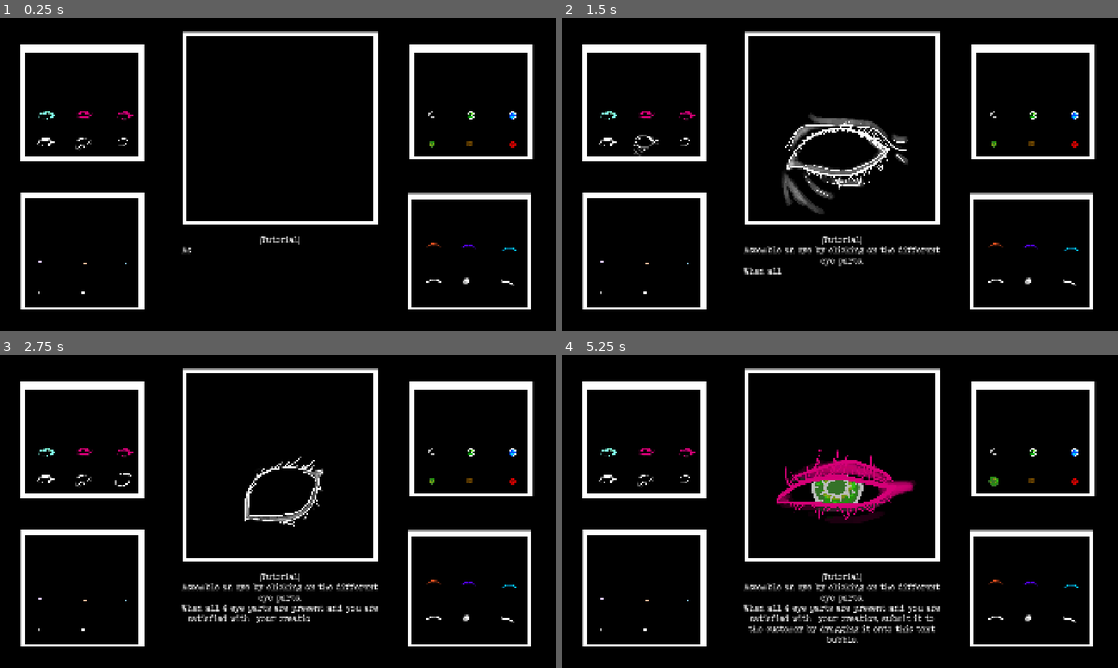
Above: before the commit, frames 1-4 (two rows, left to right).
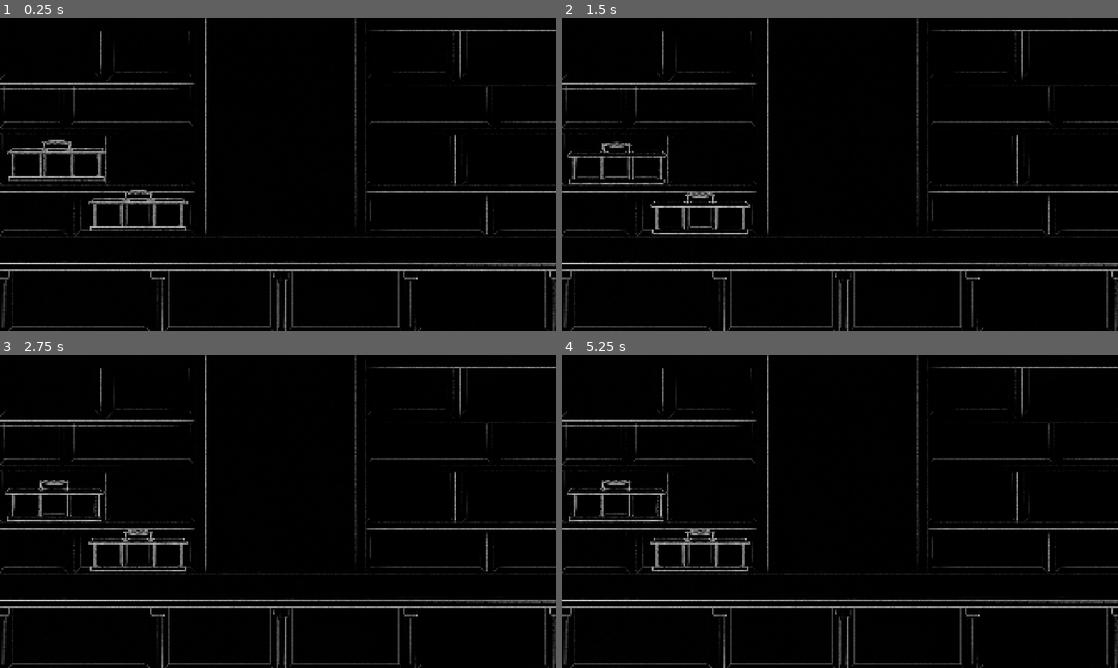
Above: after the commit, the same moments.

Repository: MarkusSecundus/Gamestudies-Experiment
Game: Godot game, scene res://scenes/MainScene.tscn
The game is run twice, just before and just after one commit, with the same random seed, the same clock (stepped at 60 frames per second) and the same inputs. Sound files missing from this copy of the repository are replaced by a short silence.
Inputs (mouse positions are in pixels of both pictures, inside the frame that each line leads up to):
- Up to frame 1 (0.25 s): no input
- Up to frame 2 (1.5 s): click (606, 140) at 0.52 s; click (645, 140) at 1.27 s
- Up to frame 3 (2.75 s): click (122, 473) at 2.02 s
- Up to frame 4 (5.25 s): click (606, 448) at 2.77 s; click (645, 448) at 3.52 s; click (684, 448) at 4.27 s; click (995, 477) at 5.02 s

The runs differ from the first frame. In frame 1, 14% of the frame differs, in the area x 0-100%, y 0-100%; in frame 2, 16%; in frame 3, 15%; in frame 4, 18%.

Commit message:
can now grab arbitrary objects over shelves

Diff:
--- /dev/null
+++ b/prefabs/eye_holder.tscn
@@ -0,0 +1,53 @@
+[gd_scene load_steps=6 format=3 uid="uid://dieqi7fura551"]
+
+[ext_resource type="Texture2D" uid="uid://5u4p88silywj" path="res://art/shop/eye_holder/eye_holder_main.png" id="1_vac4u"]
+[ext_resource type="Script" uid="uid://cx74eh3pn5vri" path="res://scripts/EyeHolder.gd" id="1_xfwt3"]
+[ext_resource type="Texture2D" uid="uid://bjiuj3dlrodj4" path="res://art/shop/eye_holder/eye_holder_handle.png" id="2_xfwt3"]
+[ext_resource type="Script" uid="uid://cuko36hm8usx2" path="res://scripts/test.gd" id="4_xb2x5"]
+
+[sub_resource type="CapsuleShape2D" id="CapsuleShape2D_xfwt3"]
+radius = 11.0
+height = 90.0
+
+[node name="EyeHolder" type="Node2D"]
+modulate = Color(0.760999, 0.76099914, 0.76099914, 1)
+script = ExtResource("1_xfwt3")
+
+[node name="EyeHolderMain" type="Sprite2D" parent="."]
+position = Vector2(2.0000153, 17.940014)
+scale = Vector2(0.56, 0.50832367)
+texture = ExtResource("1_vac4u")
+region_enabled = true
+region_rect = Rect2(1631.9048, 993.0667, 622.021, 346.86688)
+
+[node name="EyeHolderHandle" type="Sprite2D" parent="."]
+position = Vector2(2.0000153, 18)
+scale = Vector2(0.56, 0.5574567)
+texture = ExtResource("2_xfwt3")
+region_enabled = true
+region_rect = Rect2(1631.9048, 993.0667, 622.021, 346.86688)
+
+[node name="ContentAnchors" type="Node2D" parent="."]
+script = ExtResource("4_xb2x5")
+
+[node name="Anchor1" type="Node2D" parent="ContentAnchors"]
+position = Vector2(-99, 74)
+
+[node name="Anchor2" type="Node2D" parent="ContentAnchors"]
+position = Vector2(2, 74)
+
+[node name="Anchor3" type="Node2D" parent="ContentAnchors"]
+position = Vector2(101, 74)
+
+[node name="SelfAnchor" type="Node2D" parent="."]
+position = Vector2(-141, 100)
+
+[node name="Right" type="Node2D" parent="SelfAnchor"]
+position = Vector2(286, 0)
+
+[node name="Holder" type="Area2D" parent="."]
+
+[node name="CollisionShape2D" type="CollisionShape2D" parent="Holder"]
+position = Vector2(1, -32)
+rotation = 1.5707964
+shape = SubResource("CapsuleShape2D_xfwt3")
--- a/questions.tres
+++ b/questions.tres
@@ -1,6 +1,6 @@
 [gd_resource type="Resource" script_class="QuestionsList" load_steps=2 format=3 uid="uid://b26svdsm54pcb"]
 
-[ext_resource type="Script" uid="uid://ch7b7fpuped1b" path="res://scripts/QuestionsList.gd" id="1_f5yqw"]
+[ext_resource type="Script" uid="uid://ch7b7fpuped1b" path="res://scripts/old/QuestionsList.gd" id="1_f5yqw"]
 
 [resource]
 script = ExtResource("1_f5yqw")
--- a/scenes/MainScene.tscn
+++ b/scenes/MainScene.tscn
@@ -1,10 +1,12 @@
-[gd_scene load_steps=40 format=3 uid="uid://dfb3nyvrfv6a7"]
-
-[ext_resource type="Texture2D" uid="uid://diws50xhrfn00" path="res://art/OLD/Tiger_shop.png" id="1_1wiy7"]
-[ext_resource type="Script" uid="uid://6tyv7v1ulak" path="res://scripts/GameManager.gd" id="1_u55b3"]
-[ext_resource type="Script" uid="uid://cwvtbrr7ojsuu" path="res://scripts/BigEye.gd" id="2_1wiy7"]
+[gd_scene load_steps=44 format=3 uid="uid://dfb3nyvrfv6a7"]
+
+[ext_resource type="Script" uid="uid://din0s1uvjsoom" path="res://scripts/PlacementLocations.gd" id="1_4ikpr"]
+[ext_resource type="Script" uid="uid://xd1qo61t6aii" path="res://scripts/PlacementLocation.gd" id="1_kik7w"]
+[ext_resource type="Script" uid="uid://6tyv7v1ulak" path="res://scripts/old/GameManager.gd" id="1_u55b3"]
+[ext_resource type="Texture2D" uid="uid://c7y1fq7lt3jsy" path="res://art/shop/eye_shop.png" id="1_wsqty"]
+[ext_resource type="Script" uid="uid://cwvtbrr7ojsuu" path="res://scripts/old/BigEye.gd" id="2_1wiy7"]
 [ext_resource type="Texture2D" uid="uid://c30felno5aoxi" path="res://art/eyebrows/eyebrows_1.png" id="2_cfq0f"]
-[ext_resource type="Script" uid="uid://drwi8itr31skv" path="res://scripts/EyePartButton.gd" id="3_ygjfp"]
+[ext_resource type="Script" uid="uid://drwi8itr31skv" path="res://scripts/old/EyePartButton.gd" id="3_ygjfp"]
 [ext_resource type="Texture2D" uid="uid://ci0je63rsgf6k" path="res://art/eyes/eyes_elegant.png" id="4_o3jky"]
 [ext_resource type="Texture2D" uid="uid://dirlrh8gxhvwm" path="res://art/pupils/pupil_normal.png" id="5_kp0ql"]
 [ext_resource type="Texture2D" uid="uid://seqgy7i5i0t" path="res://art/irises/iris_blank.png" id="5_u55b3"]
@@ -29,7 +31,7 @@
 [ext_resource type="Texture2D" uid="uid://vkh8e3ac527q" path="res://art/pupils/pupil5.png" id="16_ye0jt"]
 [ext_resource type="Texture2D" uid="uid://dgjs8vfbnjjrg" path="res://art/pupils/pupil6.png" id="17_7wwop"]
 [ext_resource type="Texture2D" uid="uid://bi1aoba2wuenu" path="res://art/irises/iris6.png" id="17_jcw2p"]
-[ext_resource type="Script" uid="uid://0e7cubkvwvvf" path="res://scripts/PrettyTextBox.gd" id="28_i7ifx"]
+[ext_resource type="Script" uid="uid://0e7cubkvwvvf" path="res://scripts/old/PrettyTextBox.gd" id="28_i7ifx"]
 [ext_resource type="FontFile" uid="uid://bkxx1ukjneiqi" path="res://art/fonts/veteran typewriter.ttf" id="28_qavw1"]
 [ext_resource type="AudioStream" uid="uid://lyyv4d1y88ut" path="res://art/sounds/typing1.wav" id="29_kwqb8"]
 [ext_resource type="AudioStream" uid="uid://dvwvtqkhmkjja" path="res://art/sounds/typing2.wav" id="30_y15d6"]
@@ -37,6 +39,8 @@
 [ext_resource type="AudioStream" uid="uid://b1oa0aixjoxwx" path="res://art/sounds/typing4.wav" id="32_wsqty"]
 [ext_resource type="AudioStream" uid="uid://ka8006boe45u" path="res://art/sounds/typing5.wav" id="33_oiest"]
 [ext_resource type="Resource" uid="uid://b26svdsm54pcb" path="res://questions.tres" id="36_u55b3"]
+[ext_resource type="Texture2D" uid="uid://nny5p5oxacxb" path="res://art/shop/eye_piedestal.png" id="38_oiest"]
+[ext_resource type="PackedScene" uid="uid://dieqi7fura551" path="res://prefabs/eye_holder.tscn" id="39_f4jp2"]
 
 [sub_resource type="CircleShape2D" id="CircleShape2D_1wiy7"]
 radius = 266.0075
@@ -54,6 +58,156 @@
 grow_vertical = 2
 mouse_filter = 2
 
+[node name="PlacementLocations" type="Node" parent="."]
+script = ExtResource("1_4ikpr")
+
+[node name="P1" type="Node2D" parent="PlacementLocations"]
+position = Vector2(14, 212)
+script = ExtResource("1_kik7w")
+
+[node name="Right" type="Node2D" parent="PlacementLocations/P1"]
+position = Vector2(310, 0)
+
+[node name="P2" type="Node2D" parent="PlacementLocations"]
+position = Vector2(389, 212)
+script = ExtResource("1_kik7w")
+
+[node name="Right" type="Node2D" parent="PlacementLocations/P2"]
+position = Vector2(269, 0)
+
+[node name="P3" type="Node2D" parent="PlacementLocations"]
+position = Vector2(8, 372)
+script = ExtResource("1_kik7w")
+
+[node name="Right" type="Node2D" parent="PlacementLocations/P3"]
+position = Vector2(199, 0)
+
+[node name="P4" type="Node2D" parent="PlacementLocations"]
+position = Vector2(251, 372)
+script = ExtResource("1_kik7w")
+
+[node name="Right" type="Node2D" parent="PlacementLocations/P4"]
+position = Vector2(408, 0)
+
+[node name="P5" type="Node2D" parent="PlacementLocations"]
+position = Vector2(7, 570)
+script = ExtResource("1_kik7w")
+
+[node name="Right" type="Node2D" parent="PlacementLocations/P5"]
+position = Vector2(324, 0)
+
+[node name="P6" type="Node2D" parent="PlacementLocations"]
+position = Vector2(376, 570)
+script = ExtResource("1_kik7w")
+
+[node name="Right" type="Node2D" parent="PlacementLocations/P6"]
+position = Vector2(284, 0)
+
+[node name="P7" type="Node2D" parent="PlacementLocations"]
+position = Vector2(9, 743)
+script = ExtResource("1_kik7w")
+
+[node name="Right" type="Node2D" parent="PlacementLocations/P7"]
+position = Vector2(216, 0)
+
+[node name="P8" type="Node2D" parent="PlacementLocations"]
+position = Vector2(271, 743)
+script = ExtResource("1_kik7w")
+
+[node name="Right" type="Node2D" parent="PlacementLocations/P8"]
+position = Vector2(393, 0)
+
+[node name="P9" type="Node2D" parent="PlacementLocations"]
+position = Vector2(1278, 201)
+script = ExtResource("1_kik7w")
+
+[node name="Right" type="Node2D" parent="PlacementLocations/P9"]
+position = Vector2(273, 0)
+
+[node name="P10" type="Node2D" parent="PlacementLocations"]
+position = Vector2(1602, 201)
+script = ExtResource("1_kik7w")
+
+[node name="Right" type="Node2D" parent="PlacementLocations/P10"]
+position = Vector2(322, 0)
+
+[node name="P11" type="Node2D" parent="PlacementLocations"]
+position = Vector2(1277, 369)
+script = ExtResource("1_kik7w")
+
+[node name="Right" type="Node2D" parent="PlacementLocations/P11"]
+position = Vector2(411, 0)
+
+[node name="P12" type="Node2D" parent="PlacementLocations"]
+position = Vector2(1728, 369)
+script = ExtResource("1_kik7w")
+
+[node name="Right" type="Node2D" parent="PlacementLocations/P12"]
+position = Vector2(197, 0)
+
+[node name="P13" type="Node2D" parent="PlacementLocations"]
+position = Vector2(1276, 566)
+script = ExtResource("1_kik7w")
+
+[node name="Right" type="Node2D" parent="PlacementLocations/P13"]
+position = Vector2(284, 0)
+
+[node name="P14" type="Node2D" parent="PlacementLocations"]
+position = Vector2(1610, 566)
+script = ExtResource("1_kik7w")
+
+[node name="Right" type="Node2D" parent="PlacementLocations/P14"]
+position = Vector2(321, 0)
+
+[node name="P15" type="Node2D" parent="PlacementLocations"]
+position = Vector2(1273, 742)
+script = ExtResource("1_kik7w")
+
+[node name="Right" type="Node2D" parent="PlacementLocations/P15"]
+position = Vector2(395, 0)
+
+[node name="P16" type="Node2D" parent="PlacementLocations"]
+position = Vector2(1712, 742)
+script = ExtResource("1_kik7w")
+
+[node name="Right" type="Node2D" parent="PlacementLocations/P16"]
+position = Vector2(219, 0)
+
+[node name="MainShelf" type="Node2D" parent="PlacementLocations"]
+position = Vector2(3, 826)
+script = ExtResource("1_kik7w")
+
+[node name="Right" type="Node2D" parent="PlacementLocations/MainShelf"]
+position = Vector2(1934, 0)
+
+[node name="P17" type="Node2D" parent="PlacementLocations"]
+position = Vector2(35, 1088)
+script = ExtResource("1_kik7w")
+
+[node name="Right" type="Node2D" parent="PlacementLocations/P17"]
+position = Vector2(481, 0)
+
+[node name="P18" type="Node2D" parent="PlacementLocations"]
+position = Vector2(571, 1088)
+script = ExtResource("1_kik7w")
+
+[node name="Right" type="Node2D" parent="PlacementLocations/P18"]
+position = Vector2(372, 0)
+
+[node name="P19" type="Node2D" parent="PlacementLocations"]
+position = Vector2(1000, 1088)
+script = ExtResource("1_kik7w")
+
+[node name="Right" type="Node2D" parent="PlacementLocations/P19"]
+position = Vector2(382, 0)
+
+[node name="P20" type="Node2D" parent="PlacementLocations"]
+position = Vector2(1451, 1088)
+script = ExtResource("1_kik7w")
+
+[node name="Right" type="Node2D" parent="PlacementLocations/P20"]
+position = Vector2(443, 0)
+
 [node name="Mockup" type="TextureRect" parent="."]
 layout_mode = 1
 anchors_preset = -1
@@ -61,10 +215,17 @@
 anchor_bottom = 1.0
 offset_right = 0.631958
 mouse_filter = 2
-texture = ExtResource("1_1wiy7")
+texture = ExtResource("1_wsqty")
 expand_mode = 1
 
+[node name="EyeHolder2" parent="." instance=ExtResource("39_f4jp2")]
+position = Vector2(476, 627)
+
+[node name="EyeHolder3" parent="." instance=ExtResource("39_f4jp2")]
+position = Vector2(201, 455)
+
 [node name="BigEyeShowcase" type="Control" parent="."]
+visible = false
 layout_mode = 1
 anchor_right = 1.01
 anchor_bottom = 1.0
@@ -127,6 +288,7 @@
 shape = SubResource("CircleShape2D_1wiy7")
 
 [node name="EyeShapes" type="Control" parent="."]
+visible = false
 layout_mode = 1
 anchor_right = 1.01
 anchor_bottom = 1.0
@@ -230,6 +392,7 @@
 target = NodePath("../../BigEyeShowcase/BigEye/Eye")
 
 [node name="IrisColours" type="Control" parent="."]
+visible = false
 layout_mode = 1
 anchor_right = 1.01
 anchor_bottom = 1.0
@@ -339,6 +502,7 @@
 additional_textures = Array[Texture2D]([ExtResource("5_u55b3")])
 
 [node name="PupilShapes" type="Control" parent="."]
+visible = false
 layout_mode = 1
 anchor_right = 1.01
 anchor_bottom = 1.0
@@ -436,6 +600,7 @@
 target = NodePath("../../BigEyeShowcase/BigEye/Pupil")
 
 [node name="EyebrowShapes" type="Control" parent="."]
+visible = false
 layout_mode = 1
 anchor_right = 1.01
 anchor_bottom = 1.0
@@ -533,6 +698,7 @@
 target = NodePath("../../BigEyeShowcase/BigEye/Eyebrow")
 
 [node name="QuestionsBox" type="Control" parent="."]
+visible = false
 anchors_preset = 0
 offset_left = 618.0
 offset_top = 747.0
@@ -573,6 +739,18 @@
 script = ExtResource("1_u55b3")
 question_box = NodePath("../QuestionsBox")
 questions = ExtResource("36_u55b3")
+
+[node name="EyePiedestal" type="Sprite2D" parent="."]
+visible = false
+position = Vector2(966, 709)
+scale = Vector2(0.40101224, 0.40101218)
+texture = ExtResource("38_oiest")
+region_enabled = true
+region_rect = Rect2(1376.6321, 969.89624, 1085.3711, 1069.0906)
+
+[node name="EyeHolder" parent="." instance=ExtResource("39_f4jp2")]
+visible = false
+position = Vector2(1477, 644)
 
 [connection signal="input_event" from="BigEyeShowcase/BigEye/Area2D" to="BigEyeShowcase/BigEye" method="_on_area_2d_input_event"]
 [connection signal="mouse_entered" from="BigEyeShowcase/BigEye/Area2D" to="BigEyeShowcase/BigEye" method="_on_area_2d_mouse_entered"]
--- /dev/null
+++ b/scripts/EyeHolder.gd
@@ -0,0 +1,5 @@
+class_name EyeHolder
+extends Grabbable
+
+
+@onready var _content_anchors : Array[Node2D] = NodeUtils.get_children_of_type($ContentAnchors, Node2D, ArrayOf.node2D())
--- /dev/null
+++ b/scripts/Grabbable.gd
@@ -0,0 +1,58 @@
+class_name Grabbable
+extends Node2D
+
+@onready var _anchor_left : Node2D = $SelfAnchor
+@onready var _anchor_right : Node2D = $SelfAnchor/Right
+
+func get_left_anchor()->Vector2: return _anchor_left.global_position
+func get_right_anchor()->Vector2: return _anchor_right.global_position
+
+func get_length()->float: return get_left_anchor().distance_to(get_right_anchor())
+
+var _is_being_grabbed :bool = false
+var _placement : PlacementLocation.Segment = null
+
+func place(location: PlacementLocation.Segment)->void:
+	self._placement = location
+
+func _process(delta: float) -> void:
+	const INTERPOLATION_FACTOR = 2
+
+	if Input.is_mouse_button_pressed(MOUSE_BUTTON_LEFT):
+		if _is_being_grabbed:
+			self.global_position = get_viewport().get_mouse_position() + move_offset
+	else:
+		var was_being_grabbed = _is_being_grabbed
+		_is_being_grabbed = false
+		if was_being_grabbed:
+			PlacementLocations.INSTANCE.do_place(self)
+		if _placement:
+			var position_difference = _placement.left - get_left_anchor()
+			self.global_position += (position_difference * INTERPOLATION_FACTOR * delta)
+
+
+
+func _ready() -> void:
+	var holder := $Holder as Area2D
+	holder.mouse_entered.connect(_on_area_2d_mouse_entered)
+	holder.mouse_exited.connect(_on_area_2d_mouse_exited)
+	holder.input_event.connect(_on_area_2d_input_event)
+	await get_tree().process_frame
+	PlacementLocations.INSTANCE.do_place(self)
+
+var move_offset : Vector2 = Vector2.ZERO
+func _on_area_2d_input_event(viewport: Node, event: InputEvent, shape_idx: int) -> void:
+	var btn := event as InputEventMouseButton
+	if btn:
+		_is_being_grabbed = true
+		if _placement:
+			_placement =  _placement.do_leave()
+		move_offset = self.global_position - btn.global_position
+
+func _on_area_2d_mouse_entered() -> void:
+	Input.set_custom_mouse_cursor(preload	("res://art/cursor/cursor-placeholder-hand.png"))
+
+
+func _on_area_2d_mouse_exited() -> void:
+	if not _is_being_grabbed:
+		Input.set_custom_mouse_cursor(preload	("res://art/cursor/cursor-placeholder.png"))
--- /dev/null
+++ b/scripts/PlacementLocation.gd
@@ -0,0 +1,68 @@
+class_name PlacementLocation
+extends Node2D
+
+
+class Segment:
+	extends RefCounted
+
+	var parent : PlacementLocation
+	var left: Vector2
+	var right: Vector2
+	var length: float:
+		get: return left.distance_to(right)
+	var left_to_right_direction: Vector2:
+		get: return (right - left).normalized()
+	var inhabitant: Grabbable
+
+	var idx : int:
+		get: return parent.segments.find(self)
+
+	var is_empty: bool:
+		get: return self.inhabitant == null
+
+	func _init(parent: PlacementLocation, left: Vector2, right: Vector2, inhabitant: Grabbable) -> void:
+		self.parent = parent
+		self.left = left
+		self.right = right
+		self.inhabitant = inhabitant
+
+	func _to_string() -> String: return "{0}[{1}](total size <{2}, {3}>)".format([self.parent.name, self.idx, self.left, self.right])
+
+	func do_leave()->Segment:
+		parent.remove(self.idx)
+		return null
+
+
+@onready var _left : Node2D = self
+@onready var _right : Node2D = $Right
+
+@onready var segments : Array[Segment] = [Segment.new(self, _left.global_position, _right.global_position, null)]
+
+
+func place(obj: Grabbable, segment_idx: int, left: Vector2, right: Vector2)->void:
+	var og_segment := segments[segment_idx]
+	print("Placing {0} to interval <{1},{2}> of {3}".format([obj, left, right, og_segment]))
+	if not og_segment.is_empty: ErrorUtils.report_error("{0}.. Attempting to populate a segment (<{1},{2}>) by {3}, but it's already occupied by {4}".format([self, left, right, obj, og_segment.inhabitant]))
+	if not GeometryUtils.epsilon_equals2D(left, og_segment.left):
+		segments.insert(segment_idx, Segment.new(self, og_segment.left, left, null))
+		segment_idx += 1
+	if not GeometryUtils.epsilon_equals2D(og_segment.right, right):
+		segments.insert(segment_idx + 1, Segment.new(self, right, og_segment.right, null))
+	og_segment.inhabitant = obj
+	og_segment.left = left
+	og_segment.right = right
+	obj.place(og_segment)
+
+
+func remove(segment_idx: int)->void:
+	var segment := segments[segment_idx]
+	var range_begin_idx :int = segment_idx
+	var range_end_idx : int = segment_idx
+	while range_begin_idx > 0 and segments[range_begin_idx - 1].is_empty:
+		range_begin_idx = range_begin_idx - 1
+	while range_end_idx < (segments.size() - 1) and segments[range_end_idx + 1].is_empty:
+		range_end_idx = range_end_idx + 1
+	var leftmost := segments[range_begin_idx].left
+	var rightmost := segments[range_end_idx].right
+	segments = DatastructUtils.remove_interval(segments, range_begin_idx, range_end_idx + 1)
+	segments.insert(range_begin_idx, Segment.new(self, leftmost, rightmost, null))
--- /dev/null
+++ b/scripts/PlacementLocations.gd
@@ -0,0 +1,87 @@
+class_name PlacementLocations
+extends Node
+
+
+@onready var _locations : Array[PlacementLocation] = NodeUtils.get_children_of_type(self, PlacementLocation, _array_of_PlacementLocation())
+
+static var INSTANCE : PlacementLocations = null
+
+func _ready() -> void:
+	if INSTANCE: ErrorUtils.report_error("Placement Locations already has active instance {0} while new instance {1} is being created!".format([INSTANCE, self]))
+	INSTANCE = self
+
+func do_place(g: Grabbable)->void:
+	var left := g.get_left_anchor()
+	var right := g.get_right_anchor()
+	var obj_length = g.get_length()
+
+	var best_distance :float = INF
+	var best_location : PlacementLocation = null
+	var best_segment_idx : int = -1
+	var best_left : Vector2 = Vector2.ZERO
+	var best_right : Vector2 = Vector2.ZERO
+
+	for loc in _locations:
+		for segment_idx in loc.segments.size():
+			var segment := loc.segments[segment_idx]
+			if not segment.is_empty: continue
+			if segment.length < obj_length: continue
+
+			var closest_points := Geometry2D.get_closest_points_between_segments(left, right, segment.left, segment.right)
+			var closest_point_on_grabbable := closest_points[0]
+			var closest_point_on_segment := closest_points[1]
+			var distance := closest_point_on_grabbable.distance_to(closest_point_on_segment)
+			if distance >= best_distance: continue
+
+			var closest_left := Geometry2D.get_closest_point_to_segment(left, segment.left, segment.right)
+			var closest_right := Geometry2D.get_closest_point_to_segment(right, segment.left, segment.right)
+			var right_if_we_use_closest_left : Vector2 = closest_left + (segment.left_to_right_direction*obj_length)
+			var left_if_we_use_closest_right : Vector2 = closest_right - (segment.left_to_right_direction*obj_length)
+			var chosen_left : Vector2
+			var chosen_right : Vector2
+
+
+			if GeometryUtils.point_is_on_segment(right_if_we_use_closest_left, segment.left, segment.right):
+				chosen_left = closest_left
+				chosen_right = right_if_we_use_closest_left
+			elif GeometryUtils.point_is_on_segment(left_if_we_use_closest_right, segment.left, segment.right):
+				chosen_left = left_if_we_use_closest_right
+				chosen_right = closest_right
+			elif right_if_we_use_closest_left.distance_squared_to(segment.right) < left_if_we_use_closest_right.distance_squared_to(segment.left):
+				chosen_right = segment.right
+				chosen_left = segment.right - (segment.left_to_right_direction*obj_length)
+			else:
+				chosen_left = segment.left
+				chosen_right = segment.left + (segment.left_to_right_direction*obj_length)
+
+			if chosen_left.x >= chosen_right.x:
+				ErrorUtils.report_error("Wrong interval computation - got <{0}, {1}>".format([chosen_left, chosen_right]))
+
+			best_left = chosen_left
+			best_right = chosen_right
+			best_distance = distance
+			best_location = loc
+			best_segment_idx = segment_idx
+
+	best_location.place(g, best_segment_idx, best_left, best_right)
+
+
+
+
+
+
+
+
+
+
+
+
+
+
+
+
+
+
+
+
+static func _array_of_PlacementLocation()->Array[PlacementLocation]: return []
--- a/scripts/BigEye.gd
+++ b/scripts/old/BigEye.gd
@@ -31,15 +31,6 @@
 	self.modulate = lerp(Color.RED, Color.WHITE, weight)
 	#print("distance: {0}, weight: {1}, mod: {2}".format([distance, weight, self.modulate]))
 
-var move_offset : Vector2 = Vector2.ZERO
-var is_being_dragged : bool = false
-func _on_area_2d_input_event(viewport: Node, event: InputEvent, shape_idx: int) -> void:
-	if not _is_finished(): return
-	var btn := event as InputEventMouseButton
-	if btn:
-		is_being_dragged = true
-		move_offset = self.global_position - btn.global_position
-
 func _is_finished()->bool:
 	return $Eye.visible and $Eyebrow.visible and $Iris.visible and $Pupil.visible
 
@@ -58,6 +49,15 @@
 	ret.pupil = ($Pupil.texture).resource_path
 	return ret
 
+var move_offset : Vector2 = Vector2.ZERO
+var is_being_dragged : bool = false
+func _on_area_2d_input_event(viewport: Node, event: InputEvent, shape_idx: int) -> void:
+	if not _is_finished(): return
+	var btn := event as InputEventMouseButton
+	if btn:
+		is_being_dragged = true
+		move_offset = self.global_position - btn.global_position
+
 func _on_area_2d_mouse_entered() -> void:
 	if not _is_finished(): return
 	Input.set_custom_mouse_cursor(preload	("res://art/cursor/cursor-placeholder-hand.png"))
--- /dev/null
+++ b/scripts/test.gd
@@ -0,0 +1,10 @@
+@tool
+extends Node
+
+
+@export var run: bool:
+	set(_val):
+		var arr : PackedInt32Array = [0, 1, 2, 3, 4, 5, 6, 7, 8, 9]
+		DatastructUtils.remove_interval(arr, 1, 7)
+
+		for i in arr: print(i)
--- a/scripts/util/DatastructUtils.gd
+++ b/scripts/util/DatastructUtils.gd
@@ -34,6 +34,11 @@
 		self.value = value
 
 
+static func remove_interval(list, begin_idx_inclusive:int, end_idx_exclusive: int):
+	for i in Vector3i(end_idx_exclusive-1, begin_idx_inclusive-1, -1):
+		list.remove_at(i)
+	return list
+
 static func modify_in_place(list, modificator : Callable):
 	var i : int = 0
 	while i < list.size():
--- a/scripts/util/GeometryUtils.gd
+++ b/scripts/util/GeometryUtils.gd
@@ -1,4 +1,6 @@
 class_name GeometryUtils
+
+const EPSILON = 0.001
 
 static func mult_members3(a: Vector3, b: Vector3)->Vector3:
 	return Vector3(a.x*b.x, a.y*b.y, a.z*b.z)
@@ -47,6 +49,11 @@
 static func distance_from_line_segment(line_begin: Vector2, line_end : Vector2, point: Vector2)->float:
 	return sqrt(distance_sqr_from_line_segment(line_begin, line_end, point))
 
+static func point_is_on_segment(point: Vector2, segment_begin : Vector2, segment_end : Vector2, epsilon:float = EPSILON)->bool:
+	return epsilon_equals2D(Geometry2D.get_closest_point_to_segment(point, segment_begin, segment_end), Geometry2D.get_closest_point_to_segment_uncapped(point, segment_begin, segment_end))
+
+static func epsilon_equals2D(v: Vector2, w: Vector2, epsilon:float = EPSILON)->bool:
+	return (abs(v.x - w.x) <= epsilon) && (abs(v.y - w.y) <= epsilon)
 
 static func find_closest_point(v: Vector2, points: PackedVector2Array, blacklist: Dictionary[Vector2, bool] = {})->int:
 	var best_distance_sqr := INF
--- /dev/null
+++ b/scripts/util/TypedArrayCreationHelper.gd
@@ -0,0 +1,5 @@
+class_name ArrayOf
+
+static func node()->Array[Node]: return []
+static func node2D()->Array[Node2D]: return []
+static func node3D()->Array[Node3D]: return []
Not shown, added: scripts/EyeHolder.gd.uid
Not shown, added: scripts/Grabbable.gd.uid
Not shown, added: scripts/PlacementLocation.gd.uid
Not shown, added: scripts/PlacementLocations.gd.uid
Renamed: scripts/Answer.gd -> scripts/old/Answer.gd
Renamed: scripts/Answer.gd.uid -> scripts/old/Answer.gd.uid
Renamed: scripts/BigEye.gd.uid -> scripts/old/BigEye.gd.uid
Renamed: scripts/EyePartButton.gd -> scripts/old/EyePartButton.gd
Renamed: scripts/EyePartButton.gd.uid -> scripts/old/EyePartButton.gd.uid
Renamed: scripts/GameManager.gd -> scripts/old/GameManager.gd
Renamed: scripts/GameManager.gd.uid -> scripts/old/GameManager.gd.uid
Renamed: scripts/HideChildrenOnStart.gd -> scripts/old/HideChildrenOnStart.gd
(and 7 more such lines)
